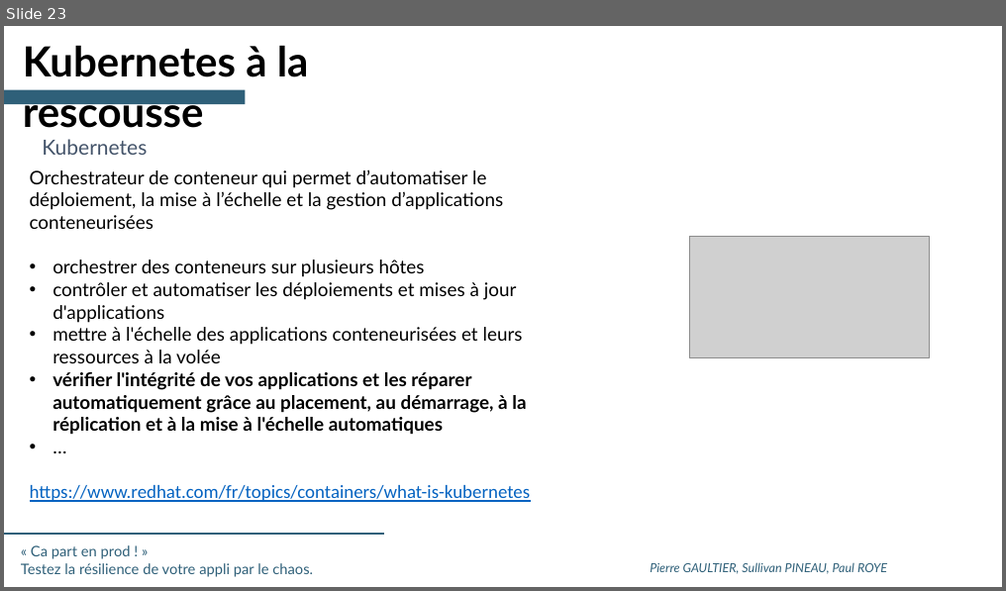
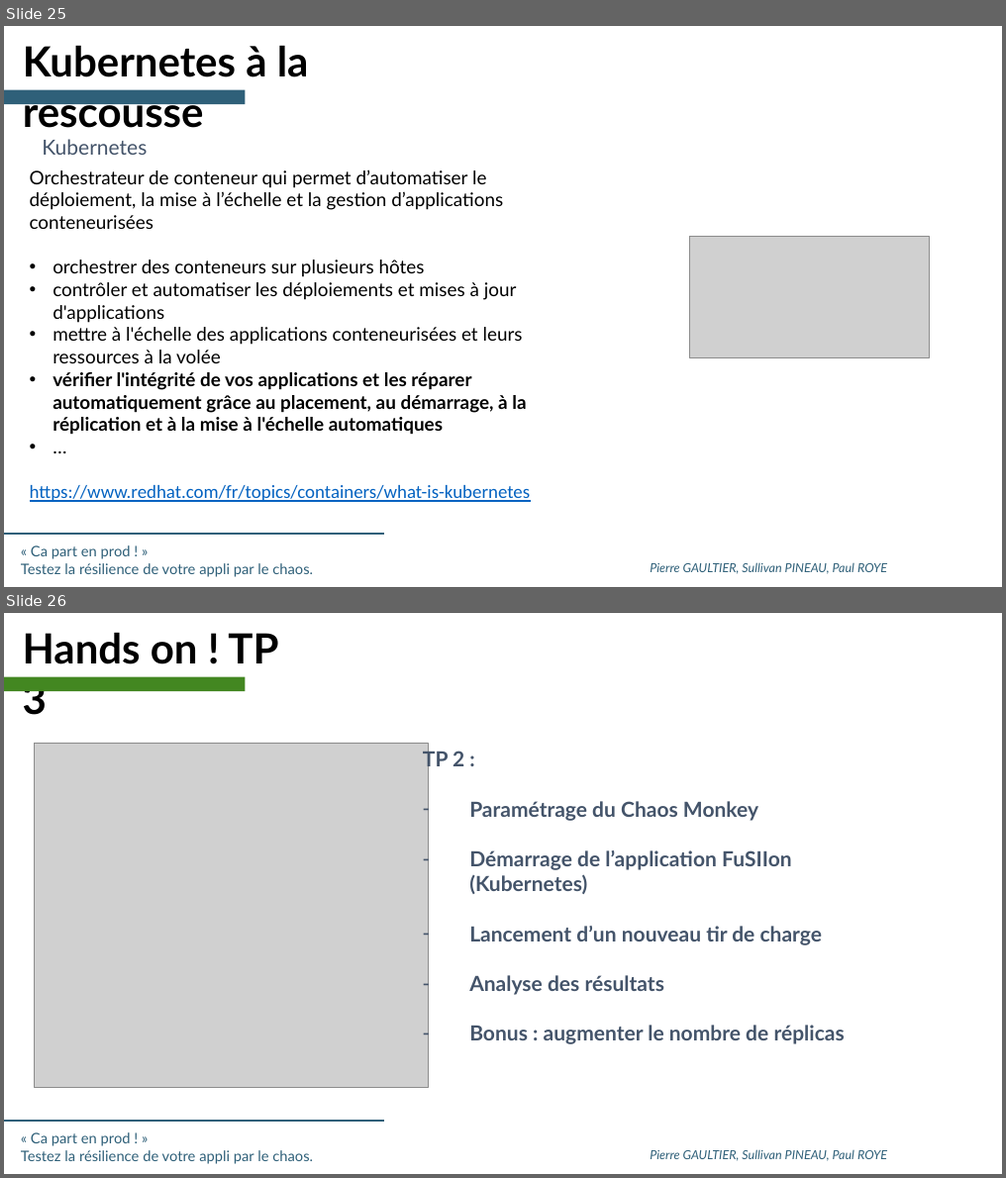
Before and after one commit to SII-Codelab-Chaos/Codelab-Chaos-TP, a slide deck: Hands-On -Chaos - SLIDES.pptx. Shown one above the other, each under a label of ours: slide 23 before the commit, slides 25 and 26 after it. The pictures are 1006x591 and 1006x1178 pixels, drawn with LibreOffice and Linux fonts; fonts in the diff are those of the drawing; grey boxes stand for pictures; background and template pictures are left out. Boxes give left, top, right and bottom in pixels: in the first picture for what was removed or moved away, otherwise in the second. Text is boxed around its words. In the diff, an @@ line names an element or a change of style, - is before the commit and + after.

```diff
--- a/Hands-On -Chaos - SLIDES.pptx
+++ b/Hands-On -Chaos - SLIDES.pptx
@@ slide 26 added at (4, 613, 1002, 1174), background #FFFFFF; not listed: 3 template elements that a slide beside it also shows @@
@@ text added at (23, 632, 278, 722), 40 pt, text #000000, bold @@
+Hands on ! TP 3
@@ rectangle added at (4, 676, 245, 691), fill #438721 @@
@@ picture added at (34, 743, 428, 1087) @@
@@ text added at (423, 749, 845, 1045), 20 pt, text #44546A, bold @@
+TP 2 :
+– Paramétrage du Chaos Monkey
+– Démarrage de l’application FuSIIon (Kubernetes)
+– Lancement d’un nouveau tir de charge
+– Analyse des résultats
+– Bonus : augmenter le nombre de réplicas
@@ what was slide 23 is now slide 25 @@
```
Also in this commit, not shown: 2 slides changed, 2 other slides added, 1 slide removed.
